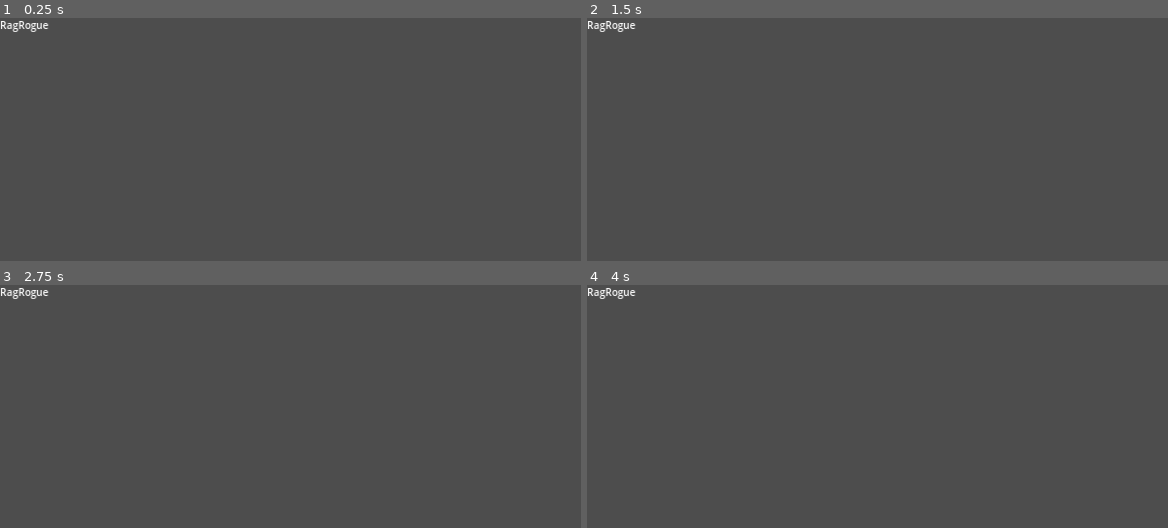
Above: before the commit, frames 1-4 (two rows, left to right).
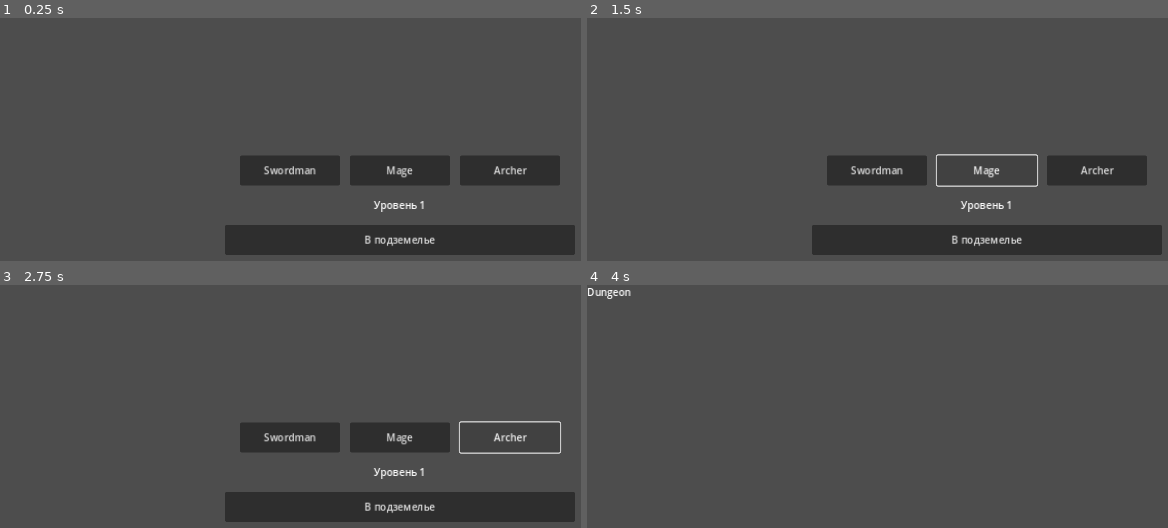
Above: after the commit, the same moments.

Repository: SwaTik91/RagRogue2.5
Game: Godot game, scene res://scenes/hub/hub.tscn
The game is run twice, just before and just after one commit, with the same random seed, the same clock (stepped at 60 frames per second) and the same inputs. Before the commit the project starts from res://scenes/boot.tscn.
Inputs (mouse positions are in pixels of both pictures, inside the frame that each line leads up to):
- Up to frame 1 (0.25 s): no input
- Up to frame 2 (1.5 s): click (877, 171) at 0.5 s, where only the run after the commit has a clickable "Swordman"; click (987, 171) at 1.25 s, where only the run after the commit has a clickable "Mage"
- Up to frame 3 (2.75 s): click (511, 438) at 2 s, where only the run after the commit has a clickable "Archer"
- Up to frame 4 (4 s): click (987, 506) at 2.75 s, where only the run after the commit has a clickable "В подземелье"; tap Enter at 3.5 s

The runs differ from the first frame. In frame 1, 14% of the frame differs, in the area x 0-99%, y 1-98%; in frame 2, 12%; in frame 3, 12%; in frame 4, 0.2%.

Commit message:
feat: hub with three class heroes
Co-authored-by: SwaTik91 <SwaTik91@users.noreply.github.com>

Diff:
--- /dev/null
+++ b/data/gear.json
@@ -0,0 +1,5 @@
+[
+  {"id": "oak_brand", "name": "Oak Brand", "slot": "weapon", "rarity": 0, "atk_bonus": 2, "def_bonus": 0, "hp_bonus": 0},
+  {"id": "ember_twig", "name": "Ember Twig", "slot": "weapon", "rarity": 0, "atk_bonus": 3, "def_bonus": 0, "hp_bonus": 0},
+  {"id": "ash_recurve", "name": "Ash Recurve", "slot": "weapon", "rarity": 0, "atk_bonus": 2, "def_bonus": 0, "hp_bonus": 0}
+]
--- /dev/null
+++ b/data/skills.json
@@ -0,0 +1,11 @@
+[
+  {"id": "iron_cleave", "name": "Iron Cleave", "class_id": 0, "cooldown": 3.0, "power": 7, "kind": "single"},
+  {"id": "shield_surge", "name": "Shield Surge", "class_id": 0, "cooldown": 6.0, "power": 5, "kind": "aoe"},
+  {"id": "rally_ward", "name": "Rally Ward", "class_id": 0, "cooldown": 8.0, "power": 10, "kind": "heal"},
+  {"id": "flame_spark", "name": "Flame Spark", "class_id": 1, "cooldown": 3.0, "power": 8, "kind": "single"},
+  {"id": "cinder_wave", "name": "Cinder Wave", "class_id": 1, "cooldown": 6.0, "power": 6, "kind": "aoe"},
+  {"id": "ember_soothe", "name": "Ember Soothe", "class_id": 1, "cooldown": 8.0, "power": 12, "kind": "heal"},
+  {"id": "hawk_pin", "name": "Hawk Pin", "class_id": 2, "cooldown": 2.5, "power": 8, "kind": "single"},
+  {"id": "split_flight", "name": "Split Flight", "class_id": 2, "cooldown": 5.5, "power": 6, "kind": "aoe"},
+  {"id": "trail_salve", "name": "Trail Salve", "class_id": 2, "cooldown": 8.0, "power": 11, "kind": "heal"}
+]
--- a/project.godot
+++ b/project.godot
@@ -4,7 +4,7 @@
 [application]
 
 config/name="RagRogue"
-run/main_scene="res://scenes/boot.tscn"
+run/main_scene="res://scenes/hub/hub.tscn"
 config/features=PackedStringArray("4.3")
 
 [display]
--- a/scenes/boot.tscn
+++ b/scenes/boot.tscn
@@ -1,6 +1,9 @@
-[gd_scene format=3]
+[gd_scene load_steps=2 format=3]
+
+[ext_resource type="Script" path="res://scripts/app/boot.gd" id="1_boot"]
 
 [node name="Boot" type="Node2D"]
+script = ExtResource("1_boot")
 
 [node name="Label" type="Label" parent="."]
 offset_right = 200.0
--- /dev/null
+++ b/scenes/dungeon/dungeon.tscn
@@ -0,0 +1,8 @@
+[gd_scene format=3]
+
+[node name="Dungeon" type="Node2D"]
+
+[node name="Label" type="Label" parent="."]
+offset_right = 200.0
+offset_bottom = 40.0
+text = "Dungeon"
--- /dev/null
+++ b/scenes/hub/hub.tscn
@@ -0,0 +1,62 @@
+[gd_scene load_steps=2 format=3]
+
+[ext_resource type="Script" path="res://scripts/ui/hub_controller.gd" id="1_hub"]
+
+[node name="Hub" type="Control"]
+layout_mode = 3
+anchors_preset = 15
+anchor_right = 1.0
+anchor_bottom = 1.0
+grow_horizontal = 2
+grow_vertical = 2
+script = ExtResource("1_hub")
+
+[node name="VBox" type="VBoxContainer" parent="."]
+layout_mode = 1
+anchors_preset = 8
+anchor_left = 0.5
+anchor_top = 0.5
+anchor_right = 0.5
+anchor_bottom = 0.5
+offset_left = -280.0
+offset_top = -140.0
+offset_right = 280.0
+offset_bottom = 140.0
+grow_horizontal = 2
+grow_vertical = 2
+theme_override_constants/separation = 20
+
+[node name="ClassRow" type="HBoxContainer" parent="VBox"]
+layout_mode = 2
+theme_override_constants/separation = 16
+alignment = 1
+
+[node name="SwordmanButton" type="Button" parent="VBox/ClassRow"]
+unique_name_in_owner = true
+custom_minimum_size = Vector2(160, 48)
+layout_mode = 2
+text = "Swordman"
+
+[node name="MageButton" type="Button" parent="VBox/ClassRow"]
+unique_name_in_owner = true
+custom_minimum_size = Vector2(160, 48)
+layout_mode = 2
+text = "Mage"
+
+[node name="ArcherButton" type="Button" parent="VBox/ClassRow"]
+unique_name_in_owner = true
+custom_minimum_size = Vector2(160, 48)
+layout_mode = 2
+text = "Archer"
+
+[node name="LevelLabel" type="Label" parent="VBox"]
+unique_name_in_owner = true
+layout_mode = 2
+text = "Уровень 1"
+horizontal_alignment = 1
+
+[node name="EnterButton" type="Button" parent="VBox"]
+unique_name_in_owner = true
+custom_minimum_size = Vector2(0, 48)
+layout_mode = 2
+text = "В подземелье"
--- /dev/null
+++ b/scripts/app/boot.gd
@@ -0,0 +1,5 @@
+extends Node2D
+
+
+func _ready() -> void:
+	get_tree().change_scene_to_file.call_deferred("res://scenes/hub/hub.tscn")
--- a/scripts/app/game_session.gd
+++ b/scripts/app/game_session.gd
@@ -37,3 +37,9 @@
 	account["version"] = 1
 	account["heroes"] = packed
 	SaveGame.write(save_path, account)
+
+
+func start_run() -> void:
+	var rng := RandomNumberGenerator.new()
+	rng.randomize()
+	run.start_act(rng)
--- /dev/null
+++ b/scripts/ui/hub_controller.gd
@@ -0,0 +1,35 @@
+extends Control
+
+@onready var level_label: Label = %LevelLabel
+@onready var swordman_button: Button = %SwordmanButton
+@onready var mage_button: Button = %MageButton
+@onready var archer_button: Button = %ArcherButton
+@onready var enter_button: Button = %EnterButton
+
+
+func _ready() -> void:
+	swordman_button.pressed.connect(func() -> void: select_class(ClassId.Value.SWORDMAN))
+	mage_button.pressed.connect(func() -> void: select_class(ClassId.Value.MAGE))
+	archer_button.pressed.connect(func() -> void: select_class(ClassId.Value.ARCHER))
+	enter_button.pressed.connect(enter_dungeon)
+	_refresh_level()
+
+
+func select_class(class_id: int) -> void:
+	GameSession.active_class = class_id
+	GameSession.persist()
+	_refresh_level()
+
+
+func enter_dungeon() -> void:
+	GameSession.start_run()
+	var tree := get_tree()
+	if tree != null:
+		tree.change_scene_to_file("res://scenes/dungeon/dungeon.tscn")
+
+
+func _refresh_level() -> void:
+	if level_label == null:
+		return
+	var hero: Hero = GameSession.active_hero()
+	level_label.text = "Уровень %d" % hero.level
